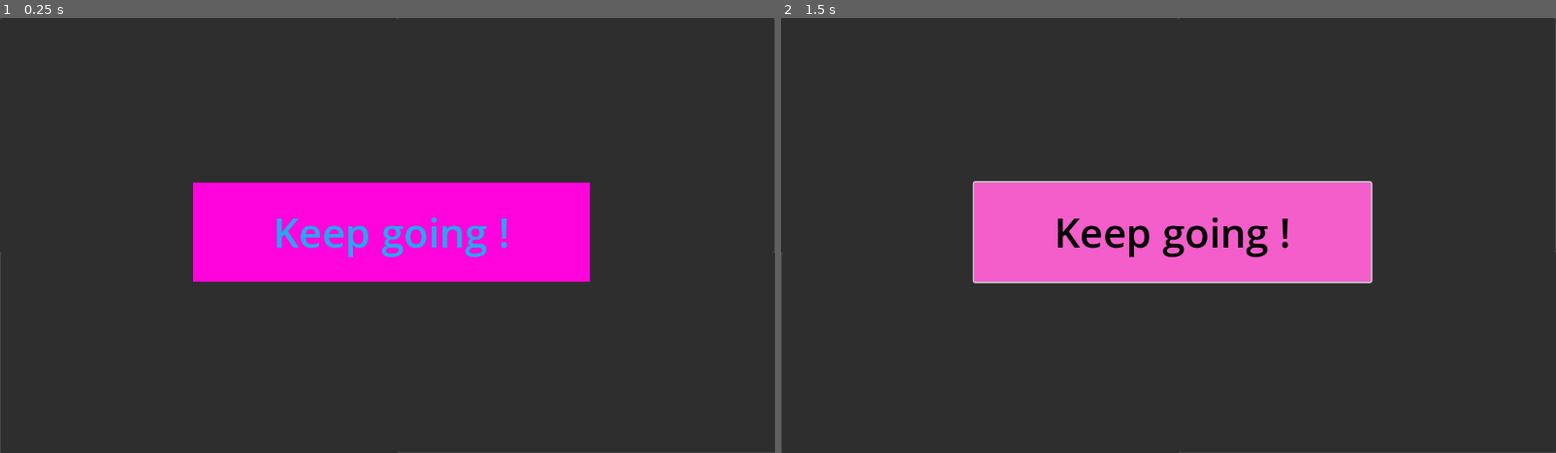
Above: before the commit, frames 1-2 (left to right).
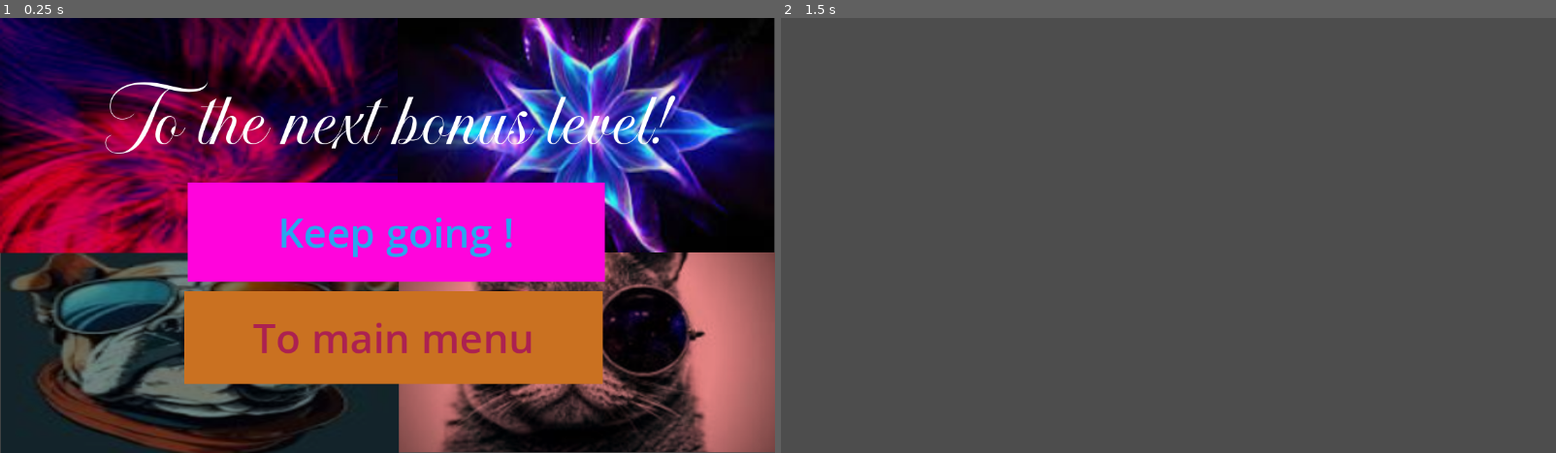
Above: after the commit, the same moments.

Repository: Miguella297/Pinktune
Game: Godot game, scene res://mid.tscn
Same seed, same stepped clock (60 frames per second), same inputs: the game is played once before the commit and once after it. This scene is started directly instead of the project's main scene.
Inputs:
- Up to frame 1 (0.25 s): no input
- Up to frame 2 (1.5 s): click "Keep going !" at 0.5 s; tap Enter (ui_accept) at 1.25 s; hold Right (ui_right) from 1.28 s (still down); tap Alt at 1.35 s

The runs differ from the first frame. In frame 1, 85% of the frame differs, in the area x 0-100%, y 0-100%; in frame 2, 100%.

Commit message:
bonus level 1 finished

Diff:
--- a/Deathscene14.tscn
+++ b/Deathscene14.tscn
@@ -1,10 +1,11 @@
-[gd_scene load_steps=13 format=3 uid="uid://dfycajpelaxwr"]
+[gd_scene load_steps=14 format=3 uid="uid://dfycajpelaxwr"]
 
 [ext_resource type="Script" uid="uid://bj726mbdlkdpd" path="res://deathscene_14.gd" id="1_eucbu"]
 [ext_resource type="Texture2D" uid="uid://bujgc6gxihwl8" path="res://spongey.png" id="2_76xun"]
 [ext_resource type="FontFile" uid="uid://dhxwcpaho7v34" path="res://ROUGH-STROKE.ttf" id="2_j6j32"]
 [ext_resource type="Texture2D" uid="uid://bquygua6u34ge" path="res://Screenshot 2025-10-24 140326.png" id="3_galim"]
 [ext_resource type="Texture2D" uid="uid://bfeldw1tmer5t" path="res://thumbs up.png" id="4_xhm42"]
+[ext_resource type="AudioStream" uid="uid://c380nba3ah3jo" path="res://christmas jazz.mp3" id="6_galim"]
 
 [sub_resource type="StyleBoxTexture" id="StyleBoxTexture_04eke"]
 texture = ExtResource("2_76xun")
@@ -113,5 +114,13 @@
 theme_override_font_sizes/font_size = 144
 text = "Dont die. Why die"
 
+[node name="AudioStreamPlayer2D" type="AudioStreamPlayer2D" parent="."]
+position = Vector2(2537, 1984)
+scale = Vector2(1, 1.00407)
+stream = ExtResource("6_galim")
+volume_db = 24.0
+autoplay = true
+max_distance = 4096.0
+
 [connection signal="pressed" from="Button" to="." method="_on_button_pressed"]
 [connection signal="pressed" from="Button2" to="." method="_on_button_2_pressed"]
--- /dev/null
+++ b/bonus2.tscn
@@ -0,0 +1,3 @@
+[gd_scene format=3 uid="uid://dai8s2frnoatn"]
+
+[node name="Node2D" type="Node2D"]
--- a/bonuslevel.tscn
+++ b/bonuslevel.tscn
@@ -9,6 +9,7 @@
 [ext_resource type="Script" uid="uid://cu26mrn34hbst" path="res://area_2d_14+2.gd" id="7_bm1lv"]
 [ext_resource type="PackedScene" uid="uid://bl6l5tqyiwyys" path="res://enemy23.tscn" id="8_km2uh"]
 [ext_resource type="PackedScene" uid="uid://bq8k7tn7ppqai" path="res://enemy24.tscn" id="9_anlux"]
+[ext_resource type="AudioStream" uid="uid://dssmkcw6in2r1" path="res://cruel summer.mp3" id="10_v75c0"]
 
 [sub_resource type="TileSetAtlasSource" id="TileSetAtlasSource_j5v2g"]
 texture = ExtResource("2_ac6uv")
@@ -562,3 +563,11 @@
 
 [node name="Node2D3" parent="." instance=ExtResource("9_anlux")]
 position = Vector2(-8, 412)
+
+[node name="AudioStreamPlayer2D" type="AudioStreamPlayer2D" parent="."]
+position = Vector2(2518.25, 2365.5)
+scale = Vector2(1, 1.00407)
+stream = ExtResource("10_v75c0")
+volume_db = 24.0
+autoplay = true
+max_distance = 4096.0
--- a/enemy23.tscn
+++ b/enemy23.tscn
@@ -435,7 +435,7 @@
 scale = Vector2(3.55555, 3.19444)
 sprite_frames = SubResource("SpriteFrames_8hoqc")
 autoplay = "default"
-frame_progress = 0.129166
+frame_progress = 0.136614
 
 [node name="Area2D14+6" type="Area2D" parent="AnimatedSprite2D3"]
 script = ExtResource("5_gbh0d")
--- /dev/null
+++ b/mid.gd
@@ -0,0 +1,7 @@
+extends Node2D
+
+func _on_button_pressed() -> void:
+	get_tree().change_scene_to_file("bonus2.tscn")
+
+func _on_button_2_pressed() -> void:
+	get_tree().change_scene_to_file("node_2d.tscn")
--- a/mid.tscn
+++ b/mid.tscn
@@ -1,4 +1,27 @@
-[gd_scene load_steps=3 format=3 uid="uid://crepcabaand2e"]
+[gd_scene load_steps=16 format=3 uid="uid://crepcabaand2e"]
+
+[ext_resource type="Script" uid="uid://bvlg7mo2ka7j7" path="res://mid.gd" id="1_qchdc"]
+[ext_resource type="FontFile" uid="uid://ytg3ax0foex2" path="res://FortalesiaPlain_PERSONAL_USE_ONLY.otf" id="1_s67m3"]
+[ext_resource type="Texture2D" uid="uid://w78er3s3x6f4" path="res://swirl.png" id="1_wmiml"]
+[ext_resource type="Texture2D" uid="uid://byl0yxf1nbwxx" path="res://purple.png" id="2_uqh3i"]
+[ext_resource type="Texture2D" uid="uid://dhpfcn2rqu7rp" path="res://doggy.png" id="3_kahmw"]
+[ext_resource type="Texture2D" uid="uid://cyb3mgw01puat" path="res://kitty.png" id="4_kahmw"]
+[ext_resource type="AudioStream" uid="uid://c0jdq1y1e2br1" path="res://jarico.mp3" id="7_it0tr"]
+
+[sub_resource type="StyleBoxTexture" id="StyleBoxTexture_6e5j0"]
+texture = ExtResource("1_wmiml")
+modulate_color = Color(0.868591, 0, 0.366098, 1)
+
+[sub_resource type="StyleBoxTexture" id="StyleBoxTexture_qchdc"]
+texture = ExtResource("2_uqh3i")
+
+[sub_resource type="StyleBoxTexture" id="StyleBoxTexture_it0tr"]
+texture = ExtResource("3_kahmw")
+modulate_color = Color(0.488575, 0.582609, 0.587307, 1)
+
+[sub_resource type="StyleBoxTexture" id="StyleBoxTexture_5m357"]
+texture = ExtResource("4_kahmw")
+modulate_color = Color(1, 0.6, 0.6, 1)
 
 [sub_resource type="StyleBoxFlat" id="StyleBoxFlat_hoqhn"]
 bg_color = Color(0.953481, 0.367669, 0.794479, 1)
@@ -6,44 +29,55 @@
 [sub_resource type="StyleBoxFlat" id="StyleBoxFlat_s67m3"]
 bg_color = Color(1, 0.0169971, 0.862175, 1)
 
+[sub_resource type="StyleBoxFlat" id="StyleBoxFlat_wmiml"]
+bg_color = Color(0.456351, 0.253184, 0.036191, 1)
+
+[sub_resource type="StyleBoxFlat" id="StyleBoxFlat_6e5j0"]
+bg_color = Color(0.792625, 0.443034, 0.129208, 1)
+
 [node name="Node2D" type="Node2D"]
+script = ExtResource("1_qchdc")
 
 [node name="Panel" type="Panel" parent="."]
 offset_right = 591.0
 offset_bottom = 350.0
+theme_override_styles/panel = SubResource("StyleBoxTexture_6e5j0")
 
 [node name="Panel2" type="Panel" parent="."]
 offset_left = 591.0
 offset_right = 1151.0
 offset_bottom = 349.0
+theme_override_styles/panel = SubResource("StyleBoxTexture_qchdc")
 
 [node name="Panel3" type="Panel" parent="."]
 offset_left = 1.0
 offset_top = 350.0
 offset_right = 593.0
 offset_bottom = 648.0
+theme_override_styles/panel = SubResource("StyleBoxTexture_it0tr")
 
 [node name="Panel4" type="Panel" parent="."]
 offset_left = 593.0
 offset_top = 349.0
 offset_right = 1153.0
 offset_bottom = 647.0
+theme_override_styles/panel = SubResource("StyleBoxTexture_5m357")
 
 [node name="Button" type="Button" parent="."]
-offset_left = 287.0
+offset_left = 279.0
 offset_top = 245.0
-offset_right = 877.0
+offset_right = 899.0
 offset_bottom = 393.0
-theme_override_colors/font_disabled_color = Color(0, 0, 0, 1)
-theme_override_colors/font_hover_pressed_color = Color(0, 0, 0, 1)
-theme_override_colors/font_hover_color = Color(0, 0, 0, 1)
-theme_override_colors/icon_disabled_color = Color(0, 0, 0, 1)
-theme_override_colors/icon_hover_pressed_color = Color(0, 0, 0, 1)
-theme_override_colors/icon_hover_color = Color(0, 0, 0, 1)
-theme_override_colors/icon_pressed_color = Color(0, 0, 0, 1)
-theme_override_colors/icon_focus_color = Color(0, 0, 0, 1)
-theme_override_colors/icon_normal_color = Color(0, 0, 0, 1)
-theme_override_colors/font_outline_color = Color(0, 0, 0, 1)
+theme_override_colors/font_disabled_color = Color(0.147624, 0.577596, 0.67045, 1)
+theme_override_colors/font_hover_pressed_color = Color(0.14325, 0.530032, 0.635473, 1)
+theme_override_colors/font_hover_color = Color(0.160982, 0.622745, 0.714601, 1)
+theme_override_colors/icon_disabled_color = Color(0.123663, 0.522358, 0.611623, 1)
+theme_override_colors/icon_hover_pressed_color = Color(0.115907, 0.57654, 0.689673, 1)
+theme_override_colors/icon_hover_color = Color(0.127268, 0.566975, 0.663134, 1)
+theme_override_colors/icon_pressed_color = Color(0.153734, 0.528117, 0.640707, 1)
+theme_override_colors/icon_focus_color = Color(0.174281, 0.536608, 0.657638, 1)
+theme_override_colors/icon_normal_color = Color(0.153695, 0.506308, 0.598395, 1)
+theme_override_colors/font_outline_color = Color(0.104462, 0.517255, 0.675302, 1)
 theme_override_colors/font_color = Color(0.157361, 0.648996, 0.931027, 1)
 theme_override_colors/font_focus_color = Color(0.140943, 0.548954, 0.691998, 1)
 theme_override_colors/font_pressed_color = Color(0.104376, 0.505478, 0.799836, 1)
@@ -51,3 +85,46 @@
 theme_override_styles/hover = SubResource("StyleBoxFlat_hoqhn")
 theme_override_styles/normal = SubResource("StyleBoxFlat_s67m3")
 text = "Keep going !"
+
+[node name="Button2" type="Button" parent="."]
+offset_left = 274.0
+offset_top = 407.0
+offset_right = 896.0
+offset_bottom = 545.0
+theme_override_colors/font_disabled_color = Color(0.642626, 0.160077, 0.396804, 1)
+theme_override_colors/font_hover_pressed_color = Color(0.614555, 0.131502, 0.39877, 1)
+theme_override_colors/font_hover_color = Color(0.650618, 0.162518, 0.349734, 1)
+theme_override_colors/icon_disabled_color = Color(0.697395, 0.157279, 0.326809, 1)
+theme_override_colors/icon_hover_pressed_color = Color(0.714993, 0.0975475, 0.354241, 1)
+theme_override_colors/icon_hover_color = Color(0.77763, 0.117941, 0.408192, 1)
+theme_override_colors/icon_pressed_color = Color(0.69304, 0.116409, 0.333388, 1)
+theme_override_colors/icon_focus_color = Color(0.727738, 0.0780367, 0.301188, 1)
+theme_override_colors/icon_normal_color = Color(0.729629, 0.12459, 0.330178, 1)
+theme_override_colors/font_outline_color = Color(0.680196, 0.100485, 0.324447, 1)
+theme_override_colors/font_color = Color(0.674369, 0.129269, 0.318464, 1)
+theme_override_colors/font_focus_color = Color(0.64091, 0.0767153, 0.24254, 1)
+theme_override_colors/font_pressed_color = Color(0.738592, 0.0797457, 0.355013, 1)
+theme_override_font_sizes/font_size = 60
+theme_override_styles/hover = SubResource("StyleBoxFlat_wmiml")
+theme_override_styles/normal = SubResource("StyleBoxFlat_6e5j0")
+text = "To main menu"
+
+[node name="Label" type="Label" parent="."]
+offset_left = 146.0
+offset_top = 92.0
+offset_right = 1020.0
+offset_bottom = 218.0
+theme_override_fonts/font = ExtResource("1_s67m3")
+theme_override_font_sizes/font_size = 120
+text = "To the next bonus level! "
+
+[node name="AudioStreamPlayer2D" type="AudioStreamPlayer2D" parent="."]
+position = Vector2(2525, 1954)
+scale = Vector2(1, 1.00407)
+stream = ExtResource("7_it0tr")
+volume_db = 24.0
+autoplay = true
+max_distance = 4096.0
+
+[connection signal="pressed" from="Button" to="." method="_on_button_pressed"]
+[connection signal="pressed" from="Button2" to="." method="_on_button_2_pressed"]
Binary file added: bonus.png
Not shown, added: bonus.png.import
Not shown: 1 places in bonuslevel.tscn that only renumber resources
Not shown, added: christmas jazz.mp3.import
Not shown, added: cruel summer.mp3.import
Binary file added: doggy.png
Not shown, added: doggy.png.import
Not shown, added: jarico.mp3.import
Binary file added: kitty.png
Not shown, added: kitty.png.import
Not shown, added: mid.gd.uid
Binary file added: purple.png
(and 12 more such lines)
